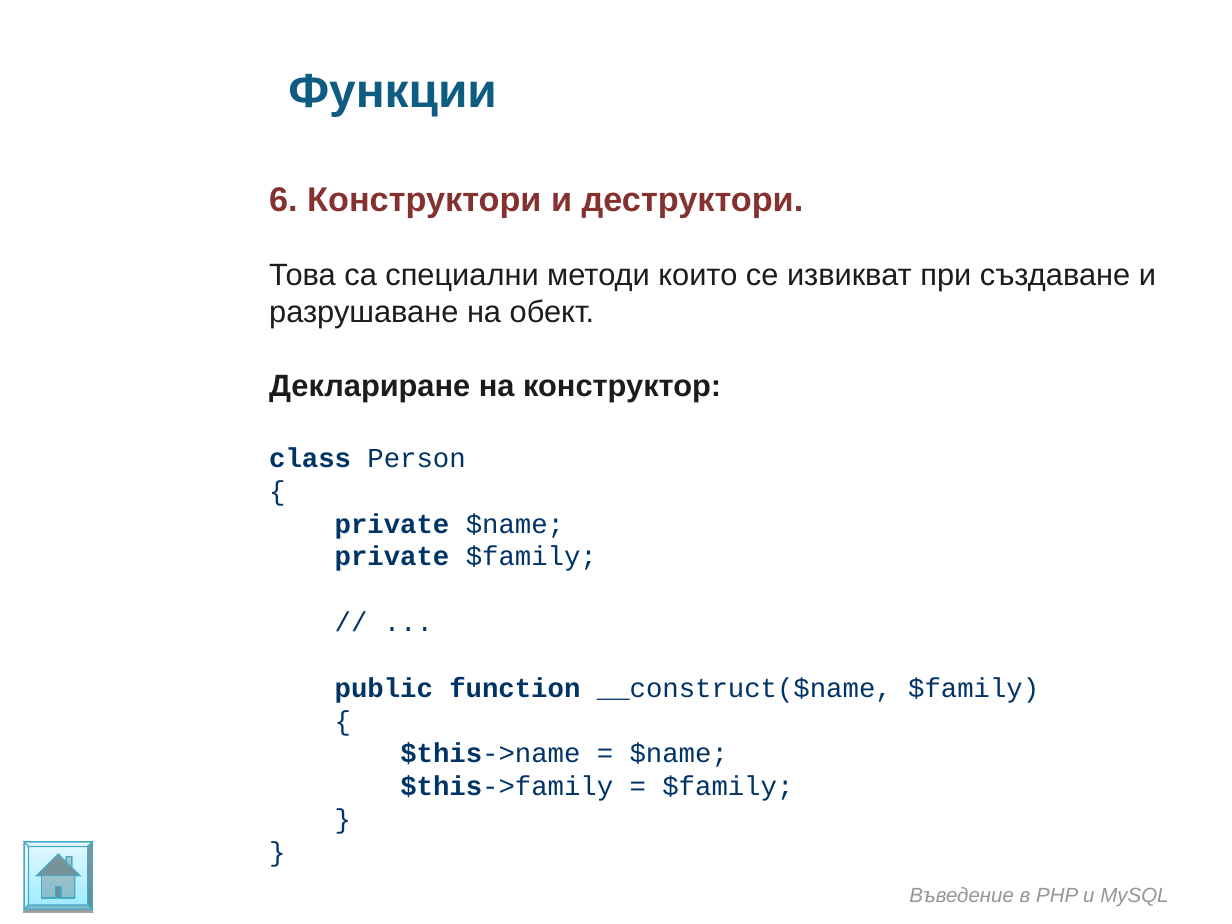
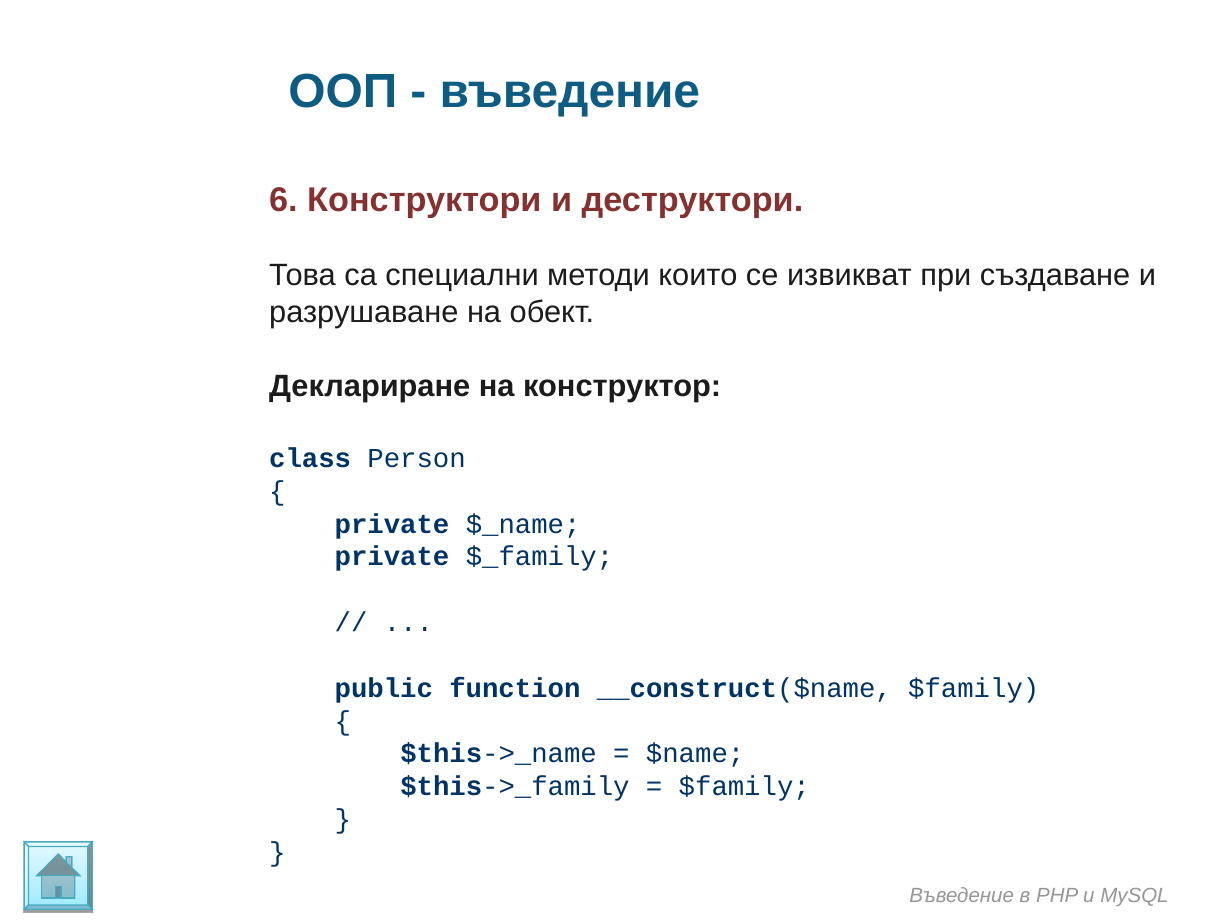
Before and after one commit to ivanstoynov/php-learning, a slide deck: slide 11 of Materials/PHP/Introduction in OOP.ppt. Drawn at 1232x924 pixels with LibreOffice and Linux fonts; fonts in the diff are those of the drawing; background and template pictures are left out. Boxes give left, top, right and bottom in pixels: in the first picture for what was removed or moved away, otherwise in the second. Text is boxed around its words. In the diff, an @@ line names an element or a change of style, - is before the commit and + after.

```diff
--- a/Materials/PHP/Introduction in OOP.ppt
+++ b/Materials/PHP/Introduction in OOP.ppt
@@ text at <box>288,73,700,116</box>: text changed @@
-Функции
+ООП - въведение
@@ text at <box>269,448,613,571</box>: text changed @@
-class Person
-{
-private $name;
-private $family;
+class Person
+{
+private $_name;
+private $_family;
@@ text at <box>335,677,1039,703</box>: bold on in "__construct($name," @@
@@ text at <box>400,743,810,801</box>: text changed @@
-$this->name = $name;
-$this->family = $family;
+$this->_name = $name;
+$this->_family = $family;
```
Also in this commit, not shown: 9 other slides changed, 7 slides added.
